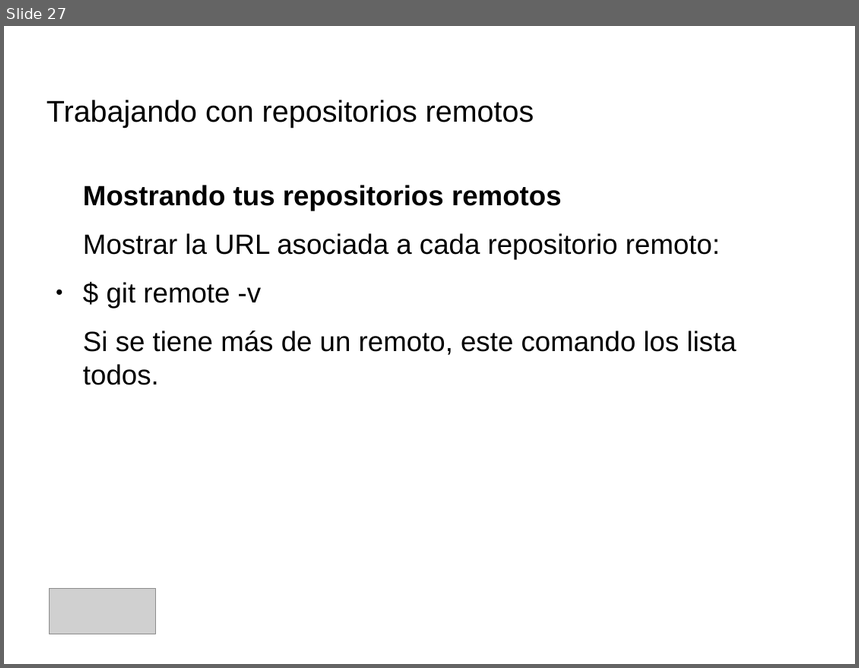
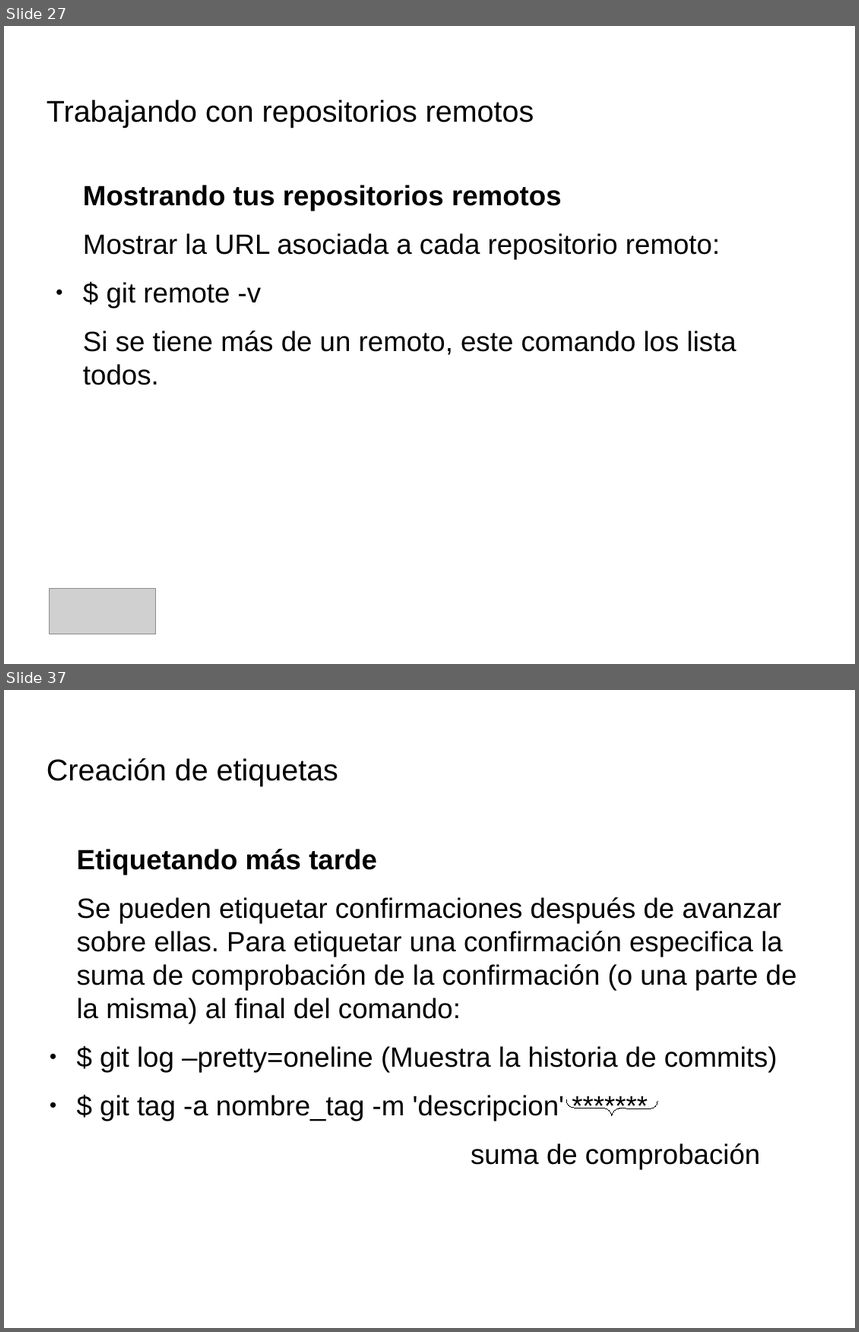
Before and after one commit to IllanPedro/Hardware, a slide deck: CursoGIT,GITHUB,SOURCETREE/Precentacion_Git.odp. Shown one above the other, each under a label of ours: slide 27 before the commit, slides 27 and 37 after it; the slides between them are not shown. The pictures are 859x668 and 859x1332 pixels, drawn with LibreOffice and Linux fonts; fonts in the diff are those of the drawing; grey boxes stand for pictures; background and template pictures are left out. Boxes give left, top, right and bottom in pixels: in the first picture for what was removed or moved away, otherwise in the second. Text is boxed around its words. In the diff, an @@ line names an element or a change of style, - is before the commit and + after.

```diff
--- a/CursoGIT,GITHUB,SOURCETREE/Precentacion_Git.odp
+++ b/CursoGIT,GITHUB,SOURCETREE/Precentacion_Git.odp
@@ slide 37 added at [4,690,855,1328], background picture (left out) @@
@@ title added at [47,758,338,787], 28 pt, text #000000 @@
+Creación de etiquetas
@@ text added at [77,849,797,1170], 26 pt, text #000000 @@
+Etiquetando más tarde
+Se pueden etiquetar confirmaciones después de avanzar sobre ellas. Para etiquetar una confirmación especifica la suma de comprobación de la confirmación (o una parte de la misma) al final del comando:
+● $ git log –pretty=oneline (Muestra la historia de commits)
+● $ git tag -a nombre_tag -m 'descripcion' *******
+suma de comprobación
@@ freeform shape added at [567,1100,658,1117], outline #000000 0 pt @@
```
Also in this commit, not shown: 8 slides changed, 3 other slides added, 1 other file.
